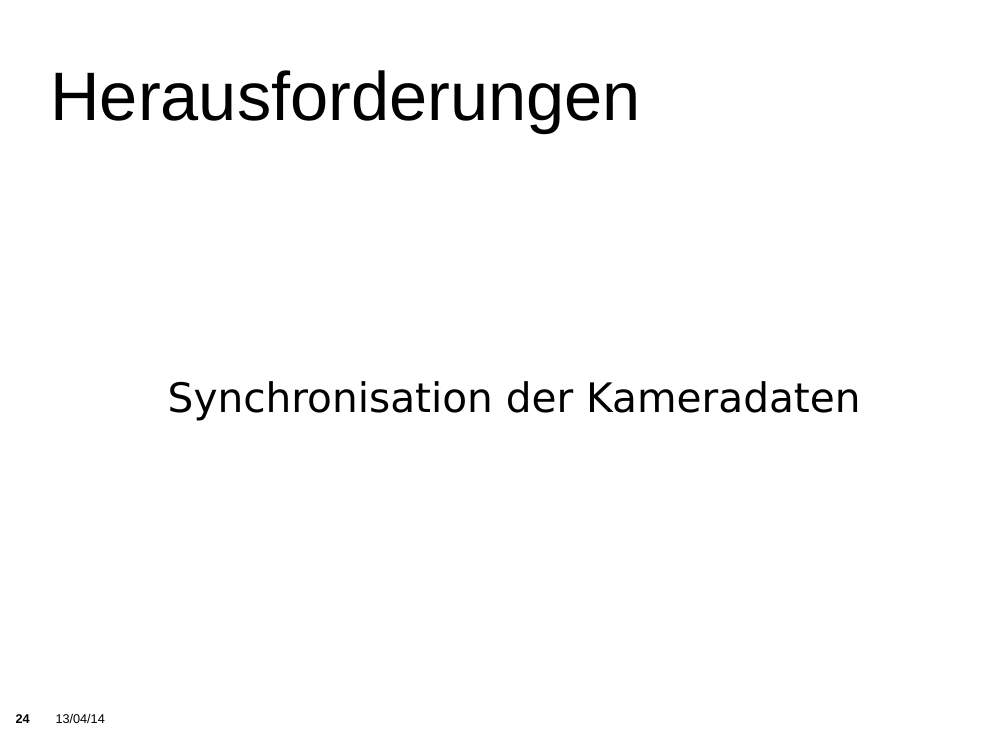
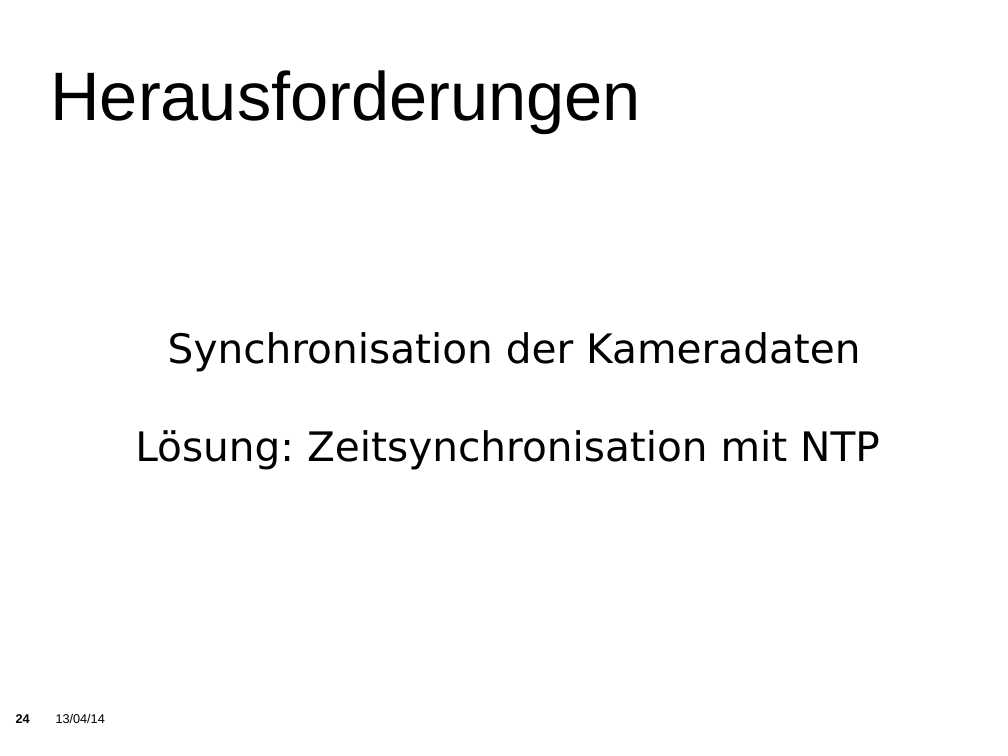
Before and after one commit to KITrokopter/Presentation, a slide deck: slide 24 of PresentationInTotal v0.1.odp. Drawn at 1008x756 pixels with LibreOffice and Linux fonts; fonts in the diff are those of the drawing; background and template pictures are left out. Boxes give left, top, right and bottom in pixels: in the first picture for what was removed or moved away, otherwise in the second. Text is boxed around its words. In the diff, an @@ line names an element or a change of style, - is before the commit and + after.

```diff
--- a/PresentationInTotal v0.1.odp
+++ b/PresentationInTotal v0.1.odp
@@ subtitle at (135, 430, 880, 469): paragraph added @@
+Lösung: Zeitsynchronisation mit NTP
```
Also in this commit, not shown: 18 other slides changed, 9 slides added, 4 slides removed.
